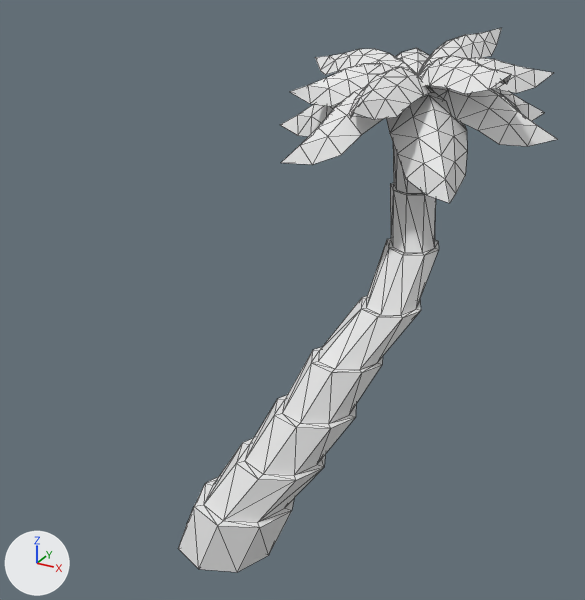
An edit to the FBX model Unity Files/Assets/PlunderSail/Meshes/OceanStandard/Foilage/Tree_003_OceanStandard_003_Palm.fbx, drawn before and after from the same camera.
The view is the same before and after, from a camera (50 mm lens) standing at (4.57, -6.63, 6.73) and looking at (0.29, 1.16, 2.84). Every picture has the same lights, and +X, +Y and +Z are marked at lower left. Mesh edges are drawn as thin lines. Materials are left out; every surface is plain grey. Where no turn or scale is listed for an object, it has been applied to the vertices. Vertices at the same position are counted once.

The scene before the commit, as lines of its bpy script (objects in view):
```python
me_mesh = bpy.data.meshes.new('Mesh')
me_mesh.from_pydata(...)  # 621 vertices, 960 faces; spans x -0.63..2.86, y -0.6..4.42, z 0.0..5.78
me_mesh.materials.append(mat_stingraypbs1)
ob_tree_005_oceanstandard_005_palm = bpy.data.objects.new('Tree_005_OceanStandard_005_Palm', me_mesh)
ob_tree_005_oceanstandard_005_palm.location = (0.0, 0.0, 0.0)
```
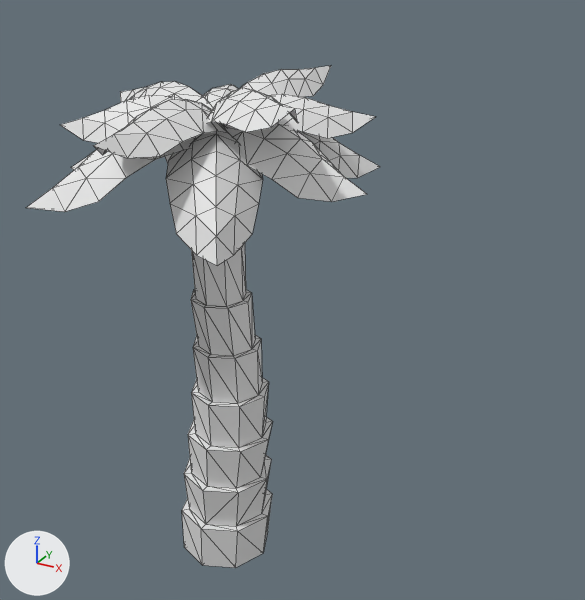
Pixel boxes (x1, y1, x2, y2) of what changed, in the pictures (585 x 600 px; the box of a moved part takes in the faces that stretch with it):
'Tree_005_OceanStandard_005_Palm', reshaped (7% narrower, 8% shorter)
    before: (178, 28, 557, 572)
    after: (26, 66, 380, 568)
part 1 of me_mesh, moved or reshaped
    before: (280, 103, 340, 137)
    after: (165, 154, 173, 163)
part 2 of me_mesh, moved or reshaped
    before: (386, 90, 467, 203)
    after: (166, 123, 263, 266)
part 3 of me_mesh, moved or reshaped
    before: (349, 67, 433, 120)
    after: (268, 94, 375, 138)
part 4 of me_mesh, moved or reshaped
    before: (396, 48, 430, 74)
    after: (202, 84, 238, 108)
part 5 of me_mesh, moved or reshaped
    before: (290, 64, 399, 106)
    after: (207, 88, 298, 132)
part 6 of me_mesh, moved or reshaped
    before: (281, 88, 408, 165)
    after: (26, 136, 197, 212)
part 7 of me_mesh, moved or reshaped (not visible before)
    after: (71, 150, 96, 170)
part 8 of me_mesh, moved or reshaped
    before: (315, 49, 417, 75)
    after: (239, 66, 331, 97)
part 9 of me_mesh, moved or reshaped
    before: (429, 85, 557, 146)
    after: (94, 100, 226, 158)
part 10 of me_mesh, moved or reshaped
    before: (493, 89, 544, 121)
    after: (120, 81, 213, 110)
part 11 of me_mesh, moved or reshaped
    before: (467, 57, 553, 93)
    after: (61, 96, 184, 143)
part 12 of me_mesh, moved or reshaped (not visible before)
    after: (223, 123, 366, 202)
part 13 of me_mesh, added
    after: (298, 131, 380, 178)
part 14 of me_mesh, deleted
    before: (418, 28, 511, 94)
part 15 of me_mesh, moved or reshaped
    before: (178, 144, 439, 572)
    after: (182, 243, 273, 568)

The change, as a list of edits to the scene's bpy script:
```text
Change me_mesh:
    used by ob_tree_005_oceanstandard_005_palm; location = (0.0, 0.0, 0.0)
    remove me_mesh.from_pydata(...)  # 621 vertices, 960 faces; spans x -0.63..2.86, y -0.6..4.42, z 0.0..5.78
    add me_mesh.from_pydata(...)  # 622 vertices, 960 faces; spans x -1.66..1.82, y -1.71..1.67, z 0.0..5.58
    me_mesh part 1: the loose piece of 34 vertices spanning x -0.63..1.23, y 2.09..3.04, z 4.52..5.31 is multiplied about its middle by the matrix ((0.631, 0.602, 0.023), (-0.764, 0.609, 0.106), (0.033, -0.112, 1.024)), then moved by (-0.84, -2.0, -0.11)
    me_mesh part 2: the loose piece of 34 vertices spanning x 0.93..2.09, y 1.29..2.84, z 4.27..5.29 is turned -5.6 degrees about the x axis through its middle, then moved by (-1.05, -2.73, -0.03)
    me_mesh part 3: the loose piece of 34 vertices spanning x 0.74..1.5, y 0.98..2.66, z 5.05..5.48 is multiplied about its middle by the matrix ((-0.341, -0.846, -0.031), (0.836, -0.346, -0.046), (0.055, -0.087, 0.9)), then moved by (-0.3, -1.56, -0.01)
    me_mesh part 4: the loose piece of 34 vertices spanning x 0.36..1.31, y 2.59..4.22, z 5.12..5.55 is turned -5.6 degrees about the x axis through its middle, then moved by (-1.05, -2.68, -0.16)
    me_mesh part 5: the loose piece of 34 vertices spanning x -0.14..1.22, y 1.88..2.78, z 5.01..5.46 is multiplied about its middle by the matrix ((-0.37, -0.978, -0.34), (0.9, -0.472, 0.022), (-0.126, -0.36, 0.909)), then moved by (0.13, -2.73, 0.11)
    me_mesh part 6: the loose piece of 34 vertices spanning x 0.2..1.38, y 1.06..2.79, z 4.45..5.31 is turned -5.6 degrees about the x axis through its middle, then moved by (-1.05, -2.71, -0.02)
    me_mesh part 7: the loose piece of 34 vertices spanning x -0.13..1.24, y 2.49..3.94, z 4.59..5.34 is multiplied about its middle by the matrix ((0.724, -0.708, -0.014), (0.901, 0.74, 0.071), (-0.013, -0.064, 0.967)), then moved by (-1.22, -3.37, -0.12)
    me_mesh part 8: the loose piece of 34 vertices spanning x -0.47..1.17, y 2.45..3.27, z 5.14..5.56 is multiplied about its middle by the matrix ((-0.144, 0.771, -0.066), (-0.858, -0.196, -0.131), (-0.173, 0.029, 0.874)), then moved by (0.01, -2.24, 0.05)
    me_mesh part 9: the loose piece of 34 vertices spanning x 1.08..2.86, y 2.19..3.0, z 4.69..5.35 is multiplied about its middle by the matrix ((0.115, 0.915, 0.166), (-0.897, 0.065, 0.263), (0.245, -0.191, 0.884)), then moved by (-1.88, -3.43, 0.19)
    me_mesh part 10: the loose piece of 34 vertices spanning x 0.98..2.4, y 2.51..3.87, z 4.71..5.35 is multiplied about its middle by the matrix ((-0.421, -0.784, 0.269), (0.776, -0.418, -0.039), (0.188, 0.168, 0.889)), then moved by (-2.32, -2.99, 0.16)
    me_mesh part 11: the loose piece of 34 vertices spanning x 1.1..2.59, y 2.49..3.32, z 5.14..5.54 is multiplied about its middle by the matrix ((-0.998, 0.287, 0.071), (-0.236, -0.821, -0.18), (0.0, -0.3, 1.052)), then moved by (-2.38, -3.29, -0.16)
    me_mesh part 12: the loose piece of 34 vertices spanning x 0.67..1.65, y 2.52..4.42, z 4.62..5.36 is multiplied about its middle by the matrix ((-0.16, 0.914, -0.111), (-0.816, -0.112, -0.043), (-0.08, 0.067, 0.929)), then moved by (-0.23, -3.6, -0.04)
    me_mesh part 13: a new loose piece of 34 vertices spanning x -0.07..1.35, y -0.18..1.14, z 4.53..5.24
    me_mesh part 14: the loose piece of 67 vertices spanning x 1.03..2.44, y 1.84..3.9, z 5.14..5.78 is deleted
    me_mesh part 15: 145 vertices removed from x -0.6..1.72, y -0.6..2.92, z 0.0..5.11; 145 vertices added at x -0.53..0.65, y -0.57..0.55, z 0.0..5.0
```
